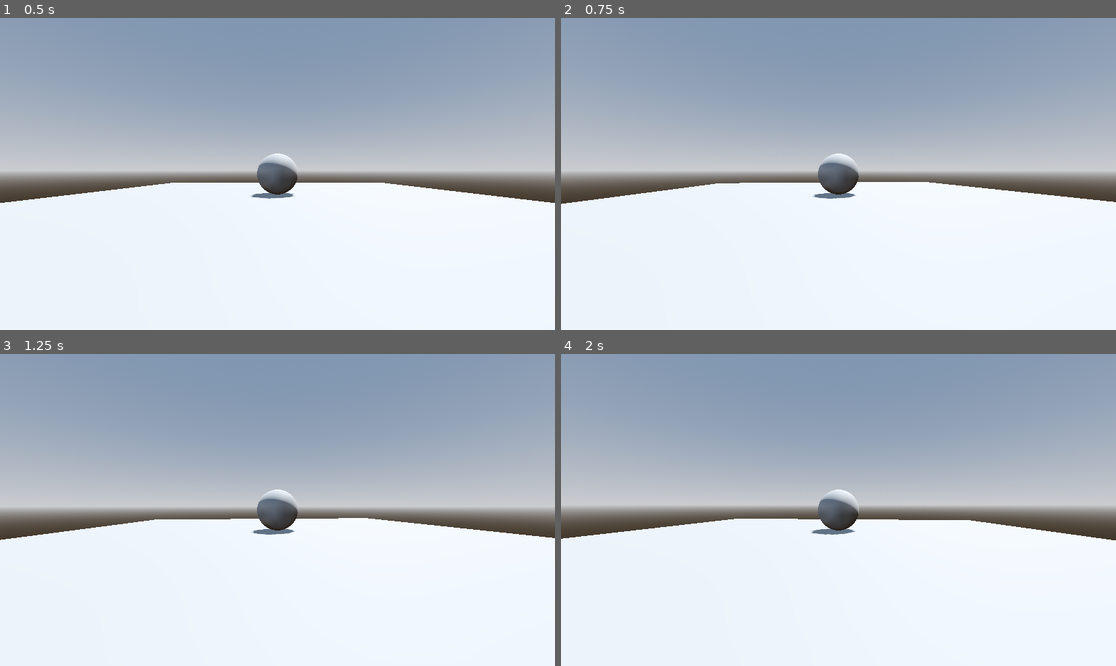
Above: before the commit, frames 1-4 (two rows, left to right).
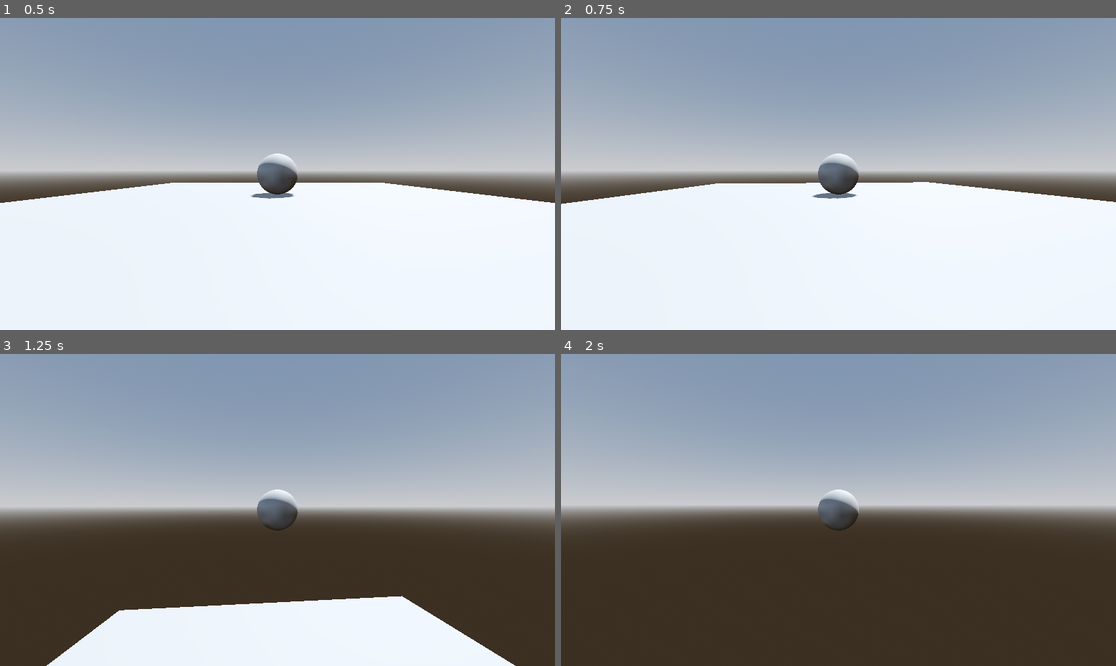
Above: after the commit, the same moments.

Repository: cliff-lilly-jean/pacman-stealth-game
Game: Godot game, scene res://scenes/world/world.tscn
The game is run twice, just before and just after one commit, with the same random seed, the same clock (stepped at 60 frames per second) and the same inputs.
Inputs (mouse positions are in pixels of both pictures, inside the frame that each line leads up to):
- Up to frame 1 (0.5 s): no input
- Up to frame 2 (0.75 s): tap Enter at 0.5 s; move the mouse to (866, 174) at 0.52 s; hold W (move_forward) from 0.53 s (still down); hold Ctrl (sprint) from 0.53 s (still down); tap Shift (dash) at 0.6 s
- Up to frame 3 (1.25 s): keep holding W (move_forward); keep holding Ctrl (sprint); tap Space (jump) at 0.77, 1.07 s
- Up to frame 4 (2 s): keep holding W (move_forward); move the mouse to (810, 510) at 1.27 s; release Ctrl (sprint) at 1.28 s; tap Ctrl (sprint) at 1.35 s; tap Space (jump) at 1.52, 1.55, 1.82 s

Frame 1 is identical in both runs. In frame 2, less than 0.1% of the frame differs, in the area x 32-94%, y 52-58%; in frame 3, 31%; in frame 4, 45%, in the area x 0-100%, y 52-100%.

Commit message:
player scene updats

Diff:
--- a/components/input/input_component.gd
+++ b/components/input/input_component.gd
@@ -2,7 +2,11 @@
 
 var input_direction: Vector2
 var jump_input: bool
+var dash_input: bool
+var sprint_input: bool
 
 func update(delta: float) -> void:
 	input_direction = Input.get_vector("move_left","move_right","move_forward","move_backward")
 	jump_input = Input.is_action_just_pressed("jump")
+	dash_input = Input.is_action_just_pressed("dash")
+	sprint_input = Input.is_action_pressed("sprint")
--- a/scenes/player/player.tscn
+++ b/scenes/player/player.tscn
@@ -59,12 +59,12 @@
 move_speed = 5.0
 sprint_speed = 15.0
 dash_speed = 10.0
-acceleration = 2.0
+acceleration = 20.0
 entity = NodePath("../..")
 
 [node name="Jump" type="Node" parent="Movement" unique_id=1927382449 node_paths=PackedStringArray("entity")]
 script = ExtResource("6_0owmy")
-jump_force = 10.0
+jump_force = 20.0
 entity = NodePath("../..")
 
 [node name="Sprint" type="Node" parent="Movement" unique_id=1505621523]
